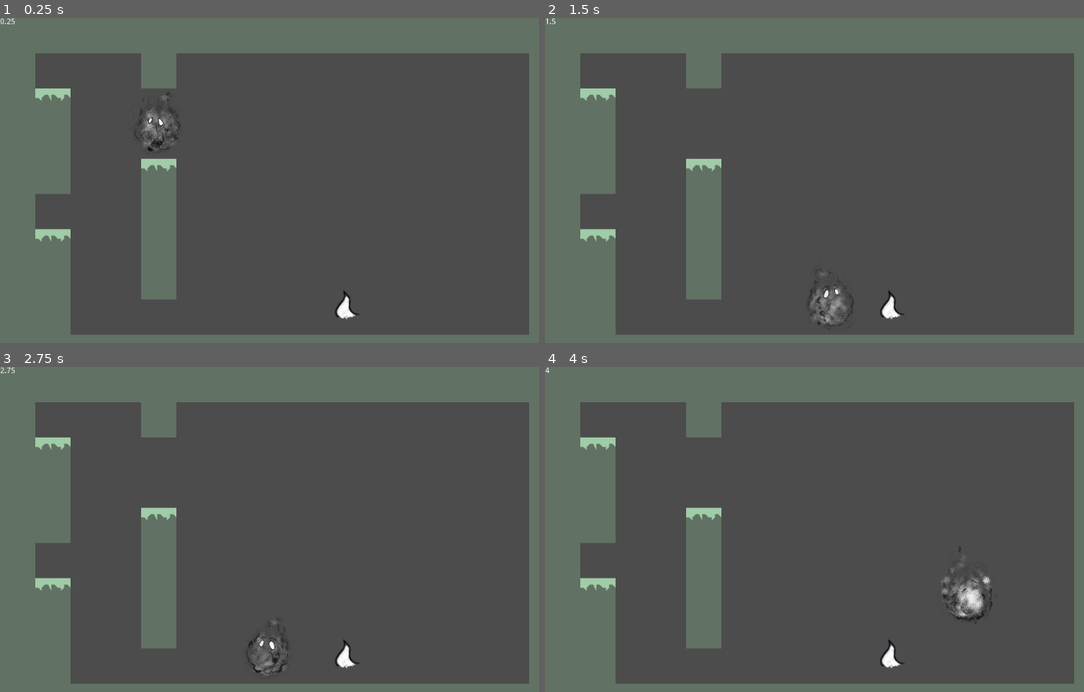
Above: before the commit, frames 1-4 (two rows, left to right).
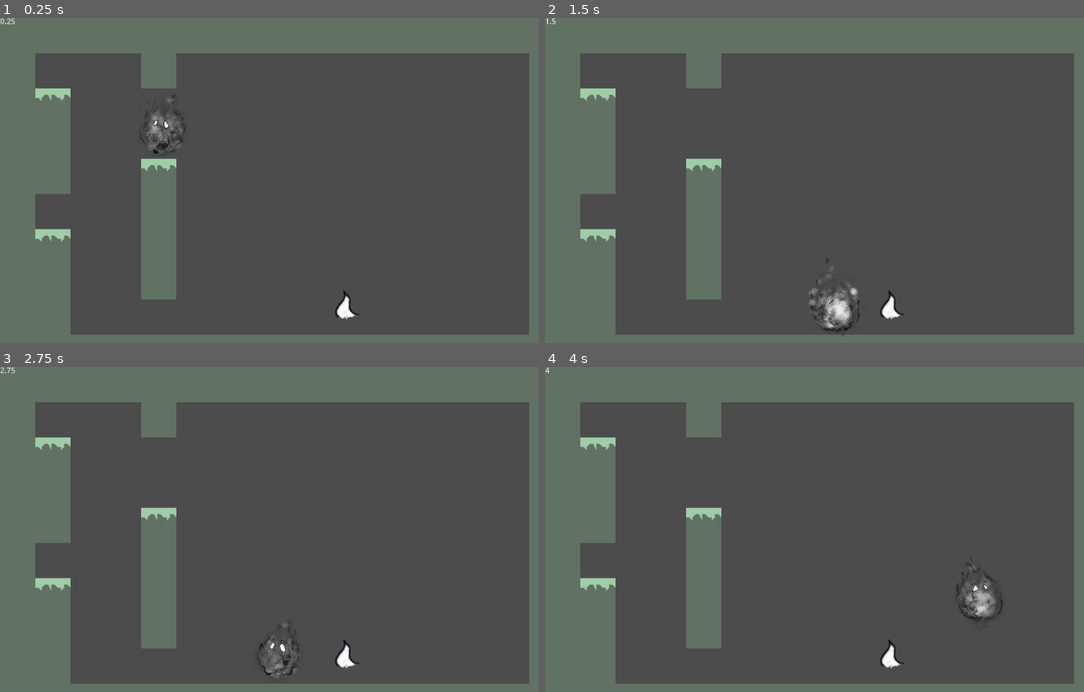
Above: after the commit, the same moments.

Repository: Seibaah/GGJ_MTL2020
Game: Godot game, scene res://World.tscn
Same seed, same stepped clock (60 frames per second), same inputs: the game is played once before the commit and once after it. Before the commit the project has no main scene; this scene is started directly in both runs.
Inputs:
- Up to frame 1 (0.25 s): no input
- Up to frame 2 (1.5 s): hold Right (move_right) from 0.53 s (still down); tap Space (select_next_seed, bound only before the commit) at 0.6 s; tap Up (jump) at 0.77 s; tap Down (plant_seed) at 1.35 s
- Up to frame 3 (2.75 s): tap Up (jump) at 1.52 s; tap Space (select_next_seed, bound only before the commit) at 1.55, 2.1 s; release Right (move_right) at 2.03 s; hold Left (move_left) from 2.03 s (still down)
- Up to frame 4 (4 s): release Left (move_left) at 2.78 s; hold Right (move_right) from 2.78 s (still down); tap Space (select_next_seed, bound only before the commit) at 2.85, 3.8 s; tap Up (jump) at 3.02, 3.77 s; tap Down (plant_seed) at 3.6 s

The runs differ from the first frame. In frame 1, 0.4% of the frame differs, in the area x 24-35%, y 22-42%; in frame 2, 0.6%; in frame 3, 0.4%; in frame 4, 0.7%, in the area x 73-85%, y 55-79%.

Commit message:
ongoing changes

Diff:
--- a/Player.tscn
+++ b/Player.tscn
@@ -13,10 +13,10 @@
 [ext_resource path="res://Assets/Sprites/spirit.002.png" type="Texture" id=12]
 
 [sub_resource type="RectangleShape2D" id=1]
-extents = Vector2( 39.9746, 55.8843 )
+extents = Vector2( 37.5501, 55.8843 )
 
 [sub_resource type="CircleShape2D" id=2]
-radius = 59.5435
+radius = 34.4289
 
 [sub_resource type="Animation" id=3]
 resource_name = "idle"
@@ -32,7 +32,7 @@
 
 [sub_resource type="SpriteFrames" id=6]
 animations = [ {
-"frames": [ ExtResource( 10 ), ExtResource( 12 ), ExtResource( 4 ), ExtResource( 5 ), ExtResource( 9 ) ],
+"frames": [ ExtResource( 10 ), ExtResource( 9 ), ExtResource( 5 ), ExtResource( 12 ), ExtResource( 4 ) ],
 "loop": true,
 "name": "walk",
 "speed": 5.0
@@ -47,13 +47,12 @@
 script = ExtResource( 2 )
 
 [node name="CollisionShape2D" type="CollisionShape2D" parent="."]
-position = Vector2( 394.345, 442.34 )
+position = Vector2( 406.451, 426.865 )
 shape = SubResource( 1 )
 
 [node name="CollisionShape2D2" type="CollisionShape2D" parent="."]
-position = Vector2( 397.008, 448.907 )
+position = Vector2( 404.585, 460.926 )
 shape = SubResource( 2 )
-
 
 [node name="AnimationPlayer" type="AnimationPlayer" parent="."]
 anims/idle = SubResource( 3 )
@@ -61,7 +60,7 @@
 anims/walk = SubResource( 5 )
 
 [node name="AnimatedSprite" type="AnimatedSprite" parent="."]
-position = Vector2( 393.069, 456.687 )
+position = Vector2( 402.906, 448.131 )
 scale = Vector2( 0.3, 0.3 )
 frames = SubResource( 6 )
 animation = "walk_reverse"
--- a/Vine.tscn
+++ b/Vine.tscn
@@ -17,10 +17,19 @@
 "speed": 5.0
 } ]
 
+[sub_resource type="CapsuleShape2D" id=2]
+radius = 12.0482
+height = 18.0123
+
 [node name="Vine" type="KinematicBody2D"]
+position = Vector2( 1.3696, -0.902504 )
 script = ExtResource( 8 )
 
 [node name="AnimatedSprite" type="AnimatedSprite" parent="."]
 position = Vector2( 529.041, 34.8593 )
 frames = SubResource( 1 )
 animation = "growing"
+
+[node name="CollisionShape2D" type="CollisionShape2D" parent="."]
+position = Vector2( 514.817, 395.856 )
+shape = SubResource( 2 )
--- a/project.godot
+++ b/project.godot
@@ -16,6 +16,7 @@
 [application]
 
 config/name="Sauver la planète"
+run/main_scene="res://World.tscn"
 config/icon="res://icon.png"
 
 [input]
@@ -40,11 +41,6 @@
 "events": [ Object(InputEventKey,"resource_local_to_scene":false,"resource_name":"","device":0,"alt":false,"shift":false,"control":false,"meta":false,"command":false,"pressed":false,"scancode":16777234,"unicode":0,"echo":false,"script":null)
  ]
 }
-select_next_seed={
-"deadzone": 0.5,
-"events": [ Object(InputEventKey,"resource_local_to_scene":false,"resource_name":"","device":0,"alt":false,"shift":false,"control":false,"meta":false,"command":false,"pressed":false,"scancode":32,"unicode":0,"echo":false,"script":null)
- ]
-}
 
 [rendering]
 
Not shown: 1 places in Vine.tscn that only renumber resources
